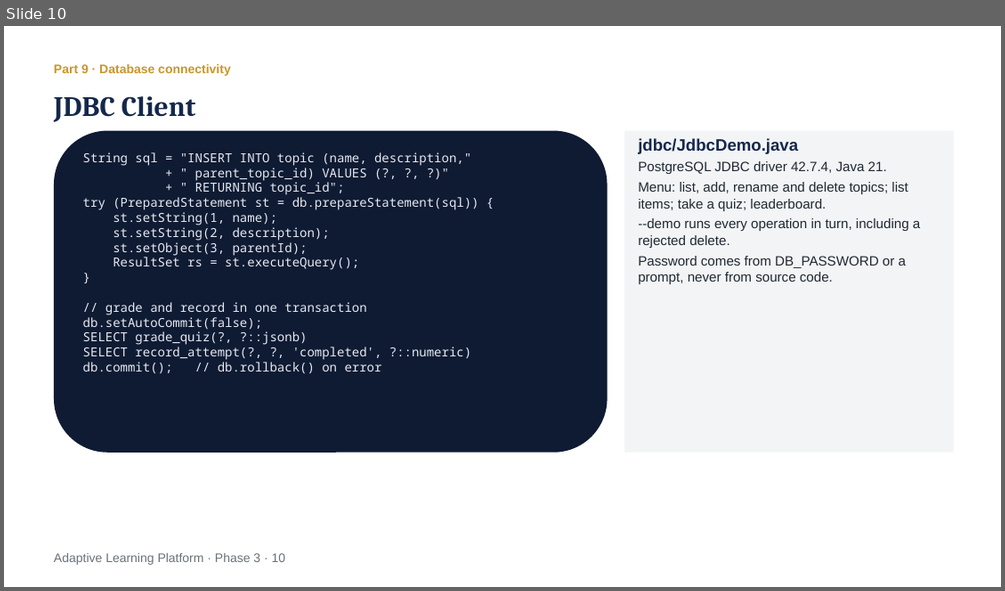
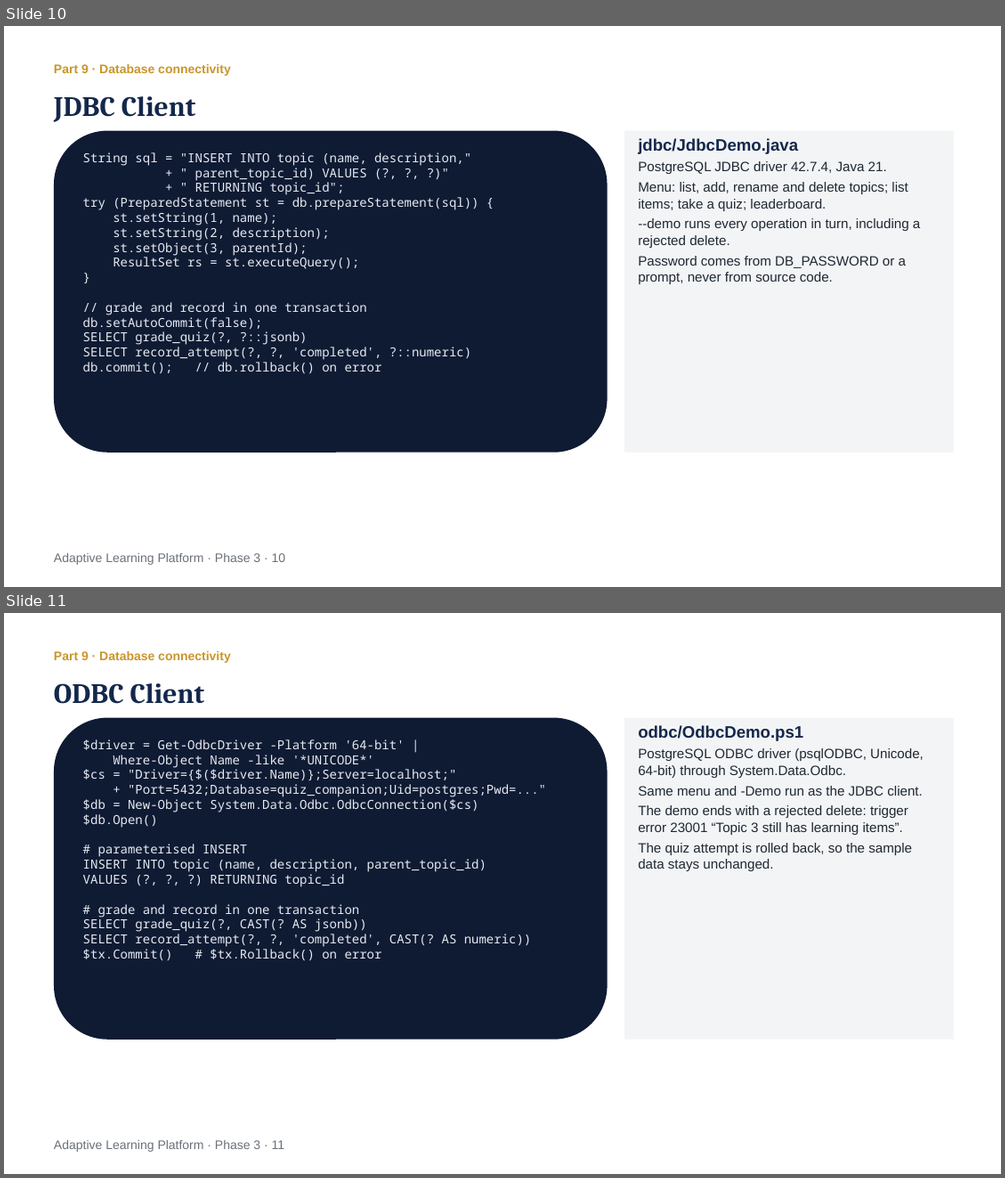
Before and after one commit to Vani-06/quiz_companion, a slide deck: docs/Phase 3 - Integration and Delivery.pptx. Shown one above the other, each under a label of ours: slide 10 before the commit, slides 10 and 11 after it. The pictures are 1005x591 and 1005x1178 pixels, drawn with LibreOffice and Linux fonts; fonts in the diff are those of the drawing. Boxes give left, top, right and bottom in pixels: in the first picture for what was removed or moved away, otherwise in the second. Text is boxed around its words. In the diff, an @@ line names an element or a change of style, - is before the commit and + after.

Commit message:
docs: rebuild the Phase 3 presentation with the ODBC slide

```diff
--- a/docs/Phase 3 - Integration and Delivery.pptx
+++ b/docs/Phase 3 - Integration and Delivery.pptx
@@ slide 11 added at [4,613,1001,1174], background #FFFFFF @@
@@ text added at [54,651,231,663], 12 pt, text #C9962B, bold @@
+Part 9 · Database connectivity
@@ text added at [54,683,205,704], 27 pt, text #14284B, bold @@
+ODBC Client
@@ rounded rectangle added at [54,718,607,1039], fill #0F1B33, 12 pt, text #E6EAF2 @@
+$driver = Get-OdbcDriver -Platform '64-bit' |
+Where-Object Name -like '*UNICODE*'
+$cs = "Driver={$($driver.Name)};Server=localhost;"
++ "Port=5432;Database=quiz_companion;Uid=postgres;Pwd=..."
+$db = New-Object System.Data.Odbc.OdbcConnection($cs)
+$db.Open()
+# parameterised INSERT
+INSERT INTO topic (name, description, parent_topic_id)
+VALUES (?, ?, ?) RETURNING topic_id
+# grade and record in one transaction
+SELECT grade_quiz(?, CAST(? AS jsonb))
+SELECT record_attempt(?, ?, 'completed', CAST(? AS numeric))
+$tx.Commit() # $tx.Rollback() on error
@@ rectangle added at [624,718,954,1039], fill #F3F4F6, 13 pt, text #1F2933 @@
+odbc/OdbcDemo.ps1
+PostgreSQL ODBC driver (psqlODBC, Unicode, 64-bit) through System.Data.Odbc.
+Same menu and -Demo run as the JDBC client.
+The demo ends with a rejected delete: trigger error 23001 “Topic 3 still has learning items”.
+The quiz attempt is rolled back, so the sample data stays unchanged.
@@ text added at [54,1140,285,1151], 12 pt, text #6A7179 @@
+Adaptive Learning Platform · Phase 3 · 11
```
Also in this commit, not shown: 6 slides changed.
